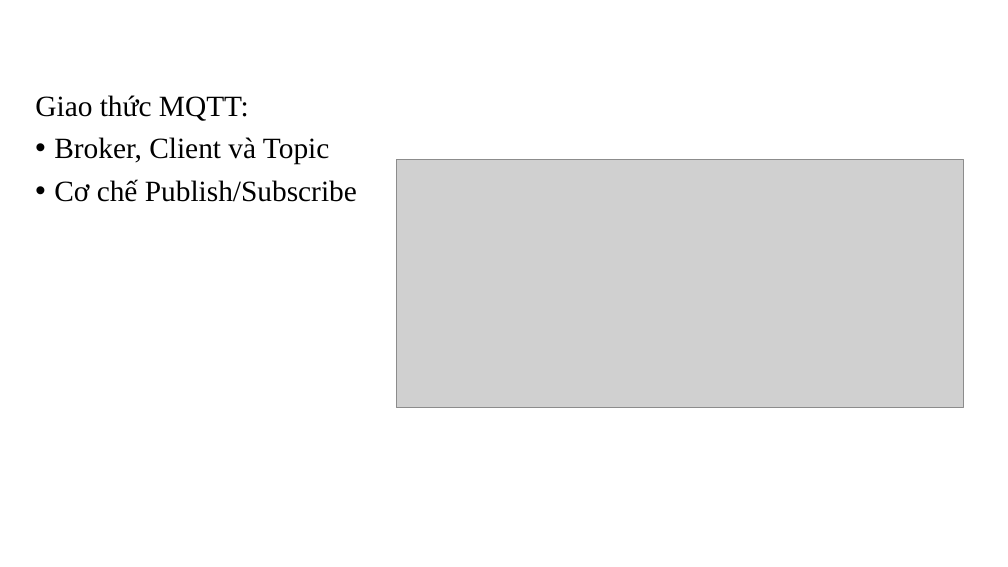
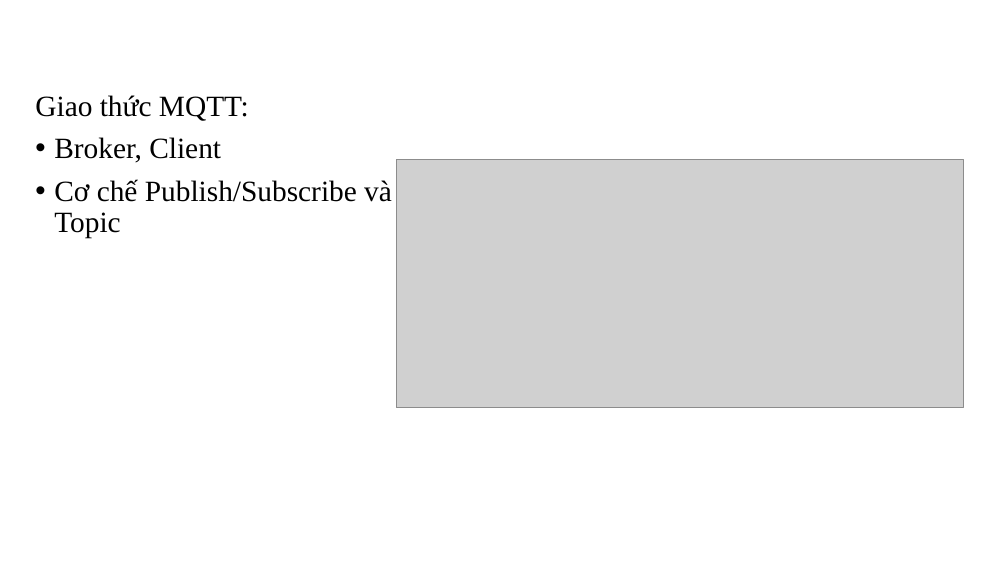
Before and after one commit to kurooroo/DATN, a slide deck: slide 9 of documents/20210111_NguyenTuanAnh_ppt.pptx. Drawn at 1008x567 pixels with LibreOffice and Linux fonts; fonts in the diff are those of the drawing; grey boxes stand for pictures; background and template pictures are left out. Boxes give left, top, right and bottom in pixels: in the first picture for what was removed or moved away, otherwise in the second. Text is boxed around its words. In the diff, an @@ line names an element or a change of style, - is before the commit and + after.

```diff
--- a/documents/20210111_NguyenTuanAnh_ppt.pptx
+++ b/documents/20210111_NguyenTuanAnh_ppt.pptx
@@ text at <box>54,137,357,239</box>: text changed @@
-• Broker, Client và Topic
-• Cơ chế Publish/Subscribe
+• Broker, Client
+• Cơ chế Publish/Subscribe và Topic
```
Also in this commit, not shown: 12 other slides changed, 19 other files.
